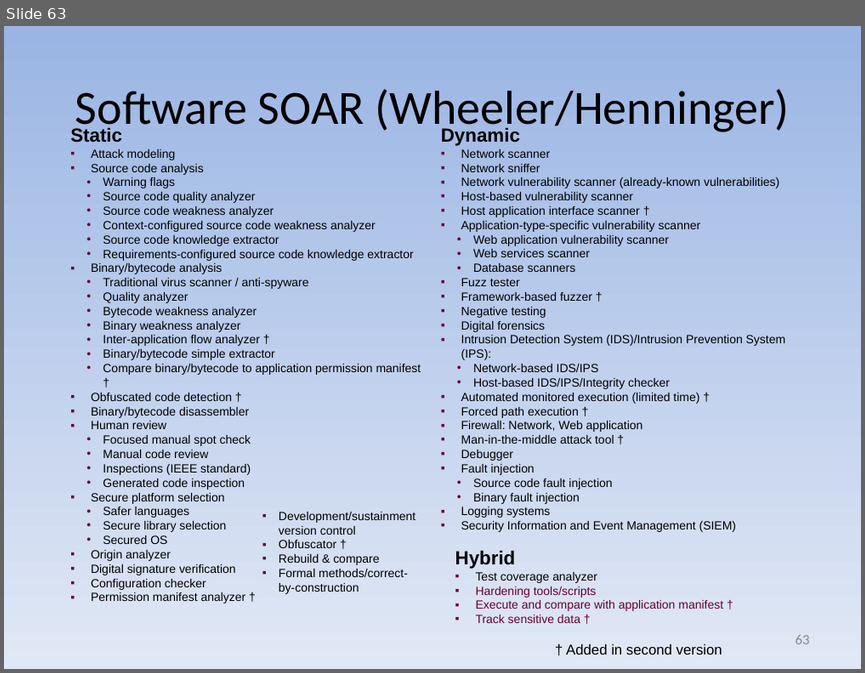
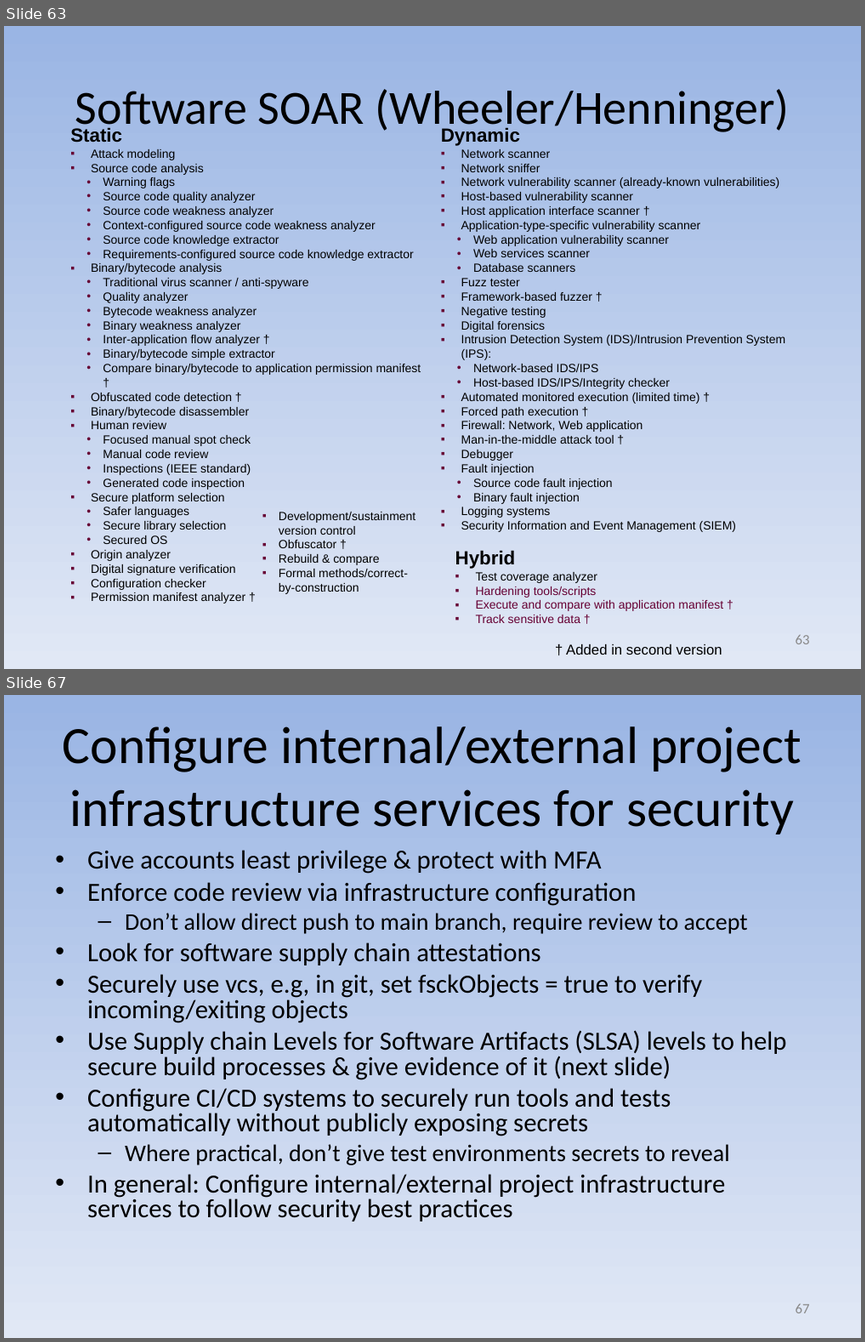
Before and after one commit to david-a-wheeler/david-a-wheeler.github.io, a slide deck: secure-class/presentations/Secure-Software-9-Tools.ppt. Shown one above the other, each under a label of ours: slide 63 before the commit, slides 63 and 67 after it; the slides between them are not shown. The pictures are 865x673 and 865x1342 pixels, drawn with LibreOffice and Linux fonts; fonts in the diff are those of the drawing. Boxes give left, top, right and bottom in pixels: in the first picture for what was removed or moved away, otherwise in the second. Text is boxed around its words. In the diff, an @@ line names an element or a change of style, - is before the commit and + after.

```diff
--- a/secure-class/presentations/Secure-Software-9-Tools.ppt
+++ b/secure-class/presentations/Secure-Software-9-Tools.ppt
@@ slide 67 added at [4,695,861,1338], background gradient #9AB5E4 to #E1E8F5 @@
@@ title added at [63,726,801,834], 44 pt, text #000000 @@
+Configure internal/external project infrastructure services for security
@@ text added at [87,850,787,1221], 22 pt, text #000000 @@
+• Give accounts least privilege & protect with MFA
+• Enforce code review via infrastructure configuration
+  – Don’t allow direct push to main branch, require review to accept
+• Look for software supply chain attestations
+• Securely use vcs, e.g, in git, set fsckObjects = true to verify incoming/exiting objects
+• Use Supply chain Levels for Software Artifacts (SLSA) levels to help secure build processes & give evidence of it (next slide)
+• Configure CI/CD systems to securely run tools and tests automatically without publicly exposing secrets
+  – Where practical, don’t give test environments secrets to reveal
+• In general: Configure internal/external project infrastructure services to follow security best practices
@@ page number added at [795,1304,810,1313], 12 pt, text #898989 @@
+67
```
Also in this commit, not shown: 3 slides changed, 4 other slides added, 1 slide removed, 2 other files.
